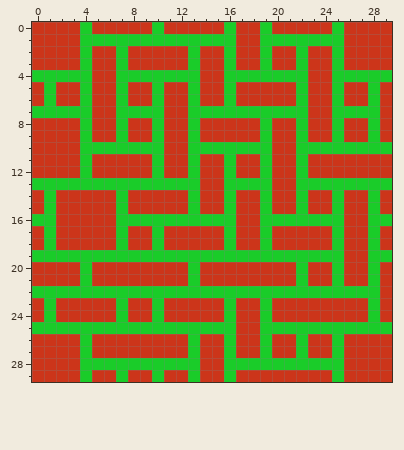
One commit to this pixel-art sprite: images/T.png. The first picture shows the starting point.
The file is 30x30 pixels.
Once edited:
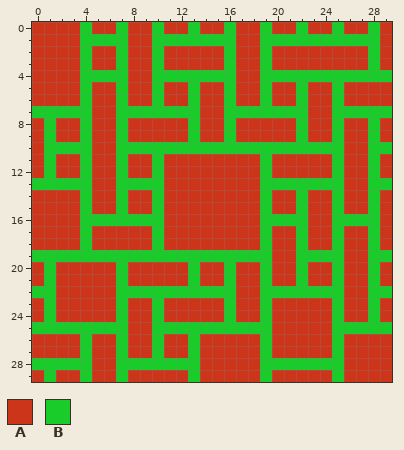
Palette (. is transparent): A #cc351a  B #1acc29
From old to new:
y 0: x 7 A -> B; x 13 A -> B; x 22 A -> B; x 28 A -> B
y 1: x 8..9 BB -> AA; x 26..28 AAA -> BBB
y 2..3: x 10 A -> B; x 13 B -> A; x 22 B -> A; x 25 B -> A; x 28 A -> B
y 4: x 0..3 BBBB -> AAAA; x 5..6 AA -> BB; x 8..9 BB -> AA; x 14..15 AA -> BB; x 17..18 BB -> AA; x 23..24 AA -> BB
y 5..6: x 1 B -> A; x 19 A -> B; x 28 B -> A
y 7: x 11..12 AA -> BB; x 14..15 BB -> AA; x 29 A -> B
y 8..9: x 1 A -> B; x 10 B -> A; x 16 A -> B; x 19 B -> A
y 10: x 1..3 AAA -> BBB; x 5..6 BB -> AA; x 11..12 AA -> BB; x 20..21 AA -> BB; x 26..27 BB -> AA
y 11..12: x 1 A -> B; x 7 A -> B; x 13 B -> A; x 16 B -> A; x 22 B -> A; x 25 A -> B; x 28 A -> B
y 13: x 5..6 BB -> AA; x 11..13 BBB -> AAA; x 16..18 BBB -> AAA; x 20..21 AA -> BB; x 26..27 BB -> AA
y 14..15: x 1 B -> A; x 4 A -> B; x 10 A -> B; x 13 B -> A; x 16 B -> A
y 16: x 0..1 BB -> AA; x 4..6 AAA -> BBB; x 11..16 BBBBBB -> AAAAAA; x 23..24 BB -> AA; x 26..27 AA -> BB; x 29 B -> A
y 17..18: x 1 B -> A; x 4 A -> B; x 7 B -> A; x 16 B -> A; x 22 A -> B
y 19: x 20..21 BB -> AA
y 20..21: x 1 A -> B; x 4 B -> A; x 7 A -> B; x 16 A -> B; x 19 A -> B
y 22: x 2..6 BBBBB -> AAAAA; x 17..18 BB -> AA; x 26..27 BB -> AA; x 29 A -> B
y 23..24: x 25 A -> B
y 25: x 8..9 BB -> AA; x 17..18 AA -> BB; x 20..24 BBBBB -> AAAAA
y 26..27: x 7 A -> B; x 10 A -> B; x 16 B -> A; x 22 B -> A
y 28: x 0..3 AAAA -> BBBB; x 5..6 BB -> AA; x 16..18 BBB -> AAA
y 29: x 1 A -> B; x 10 B -> A; x 16 B -> A; x 19 A -> B
Pixel boxes of the changes (left, top, right, bottom) in both pictures:
changed: (32, 22, 392, 382)
